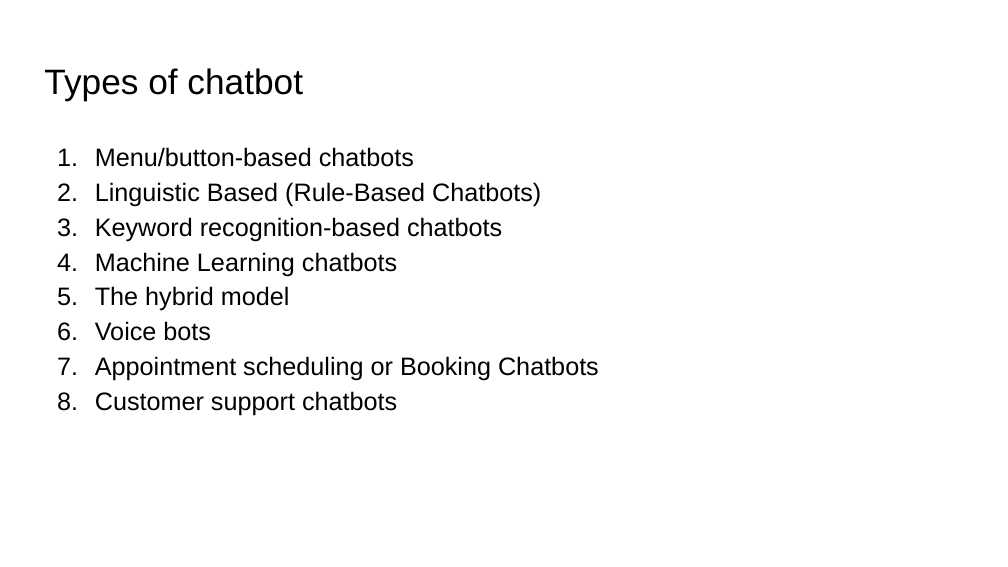
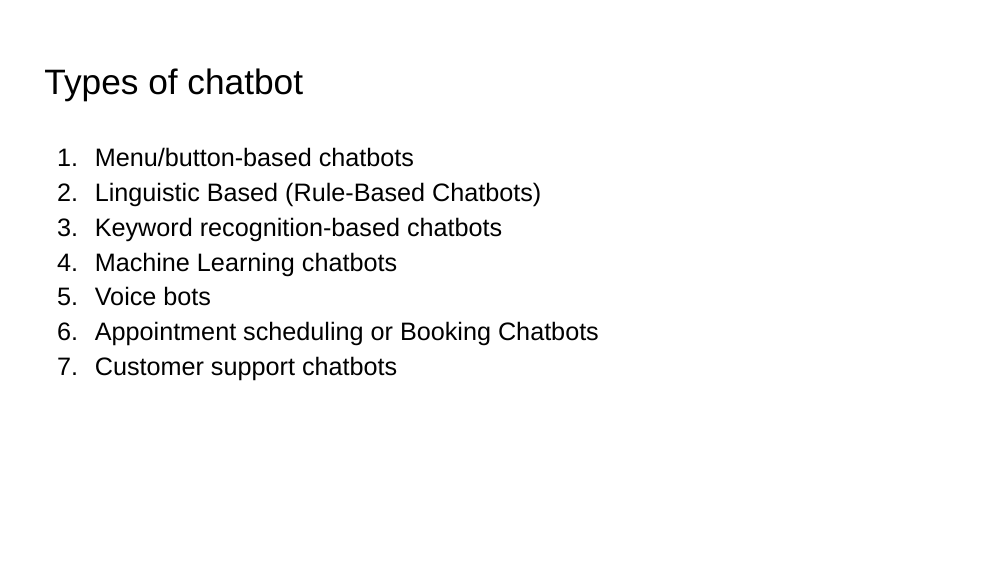
Before and after one commit to saurabhjojare/Chatbot-Response-System, a slide deck: slide 3 of Chatbot Response System.pptx. Drawn at 1008x567 pixels with LibreOffice and Linux fonts; fonts in the diff are those of the drawing. Boxes give left, top, right and bottom in pixels: in the first picture for what was removed or moved away, otherwise in the second. Text is boxed around its words. In the diff, an @@ line names an element or a change of style, - is before the commit and + after.

```diff
--- a/Chatbot Response System.pptx
+++ b/Chatbot Response System.pptx
@@ text at bbox=[95, 286, 290, 311]: paragraph removed @@
-5. The hybrid model
```
Also in this commit, not shown: 7 other slides changed.
